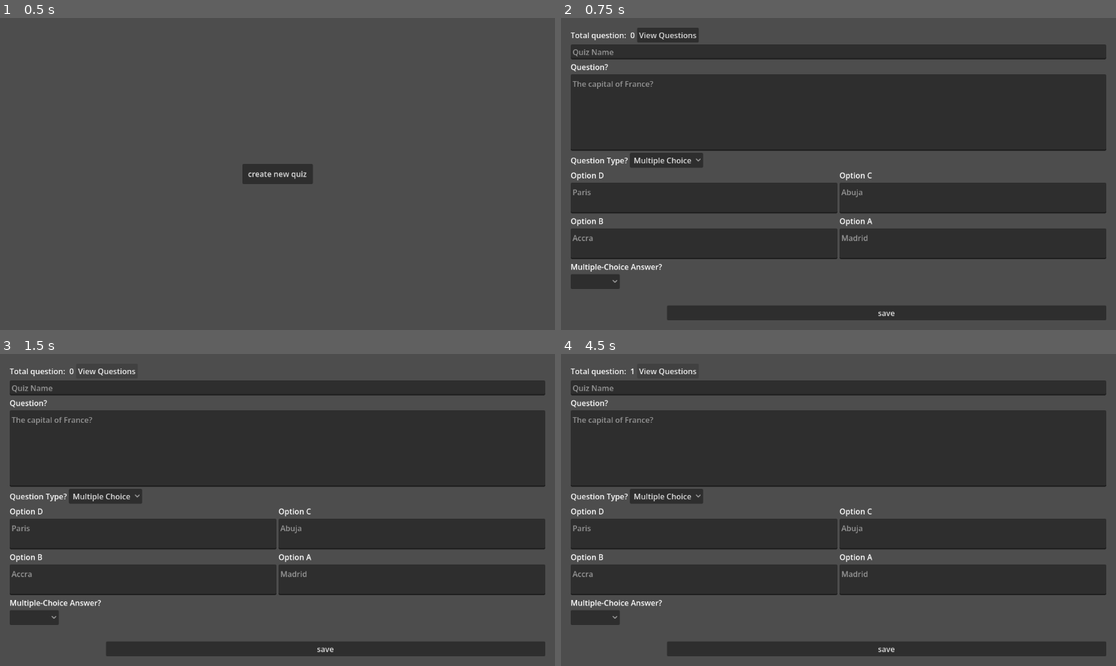
Above: before the commit, frames 1-4 (two rows, left to right).
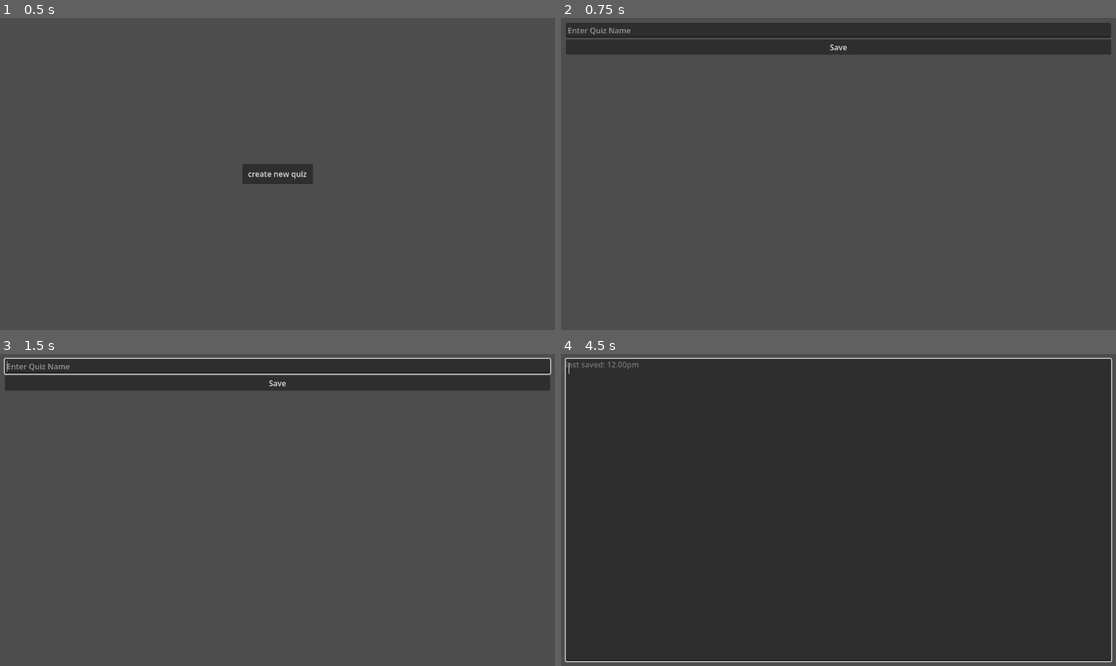
Above: after the commit, the same moments.

Repository: NwizuEmmanuel/qz-creator
Game: Godot game, scene res://home.tscn
Two runs of this game, one before a commit and one after it. Both use one fixed random seed, a clock stepped at 60 frames per second and the inputs below.
Inputs (mouse positions are in pixels of both pictures, inside the frame that each line leads up to):
- Up to frame 1 (0.5 s): no input
- Up to frame 2 (0.75 s): click "create new quiz" at 0.5 s
- Up to frame 3 (1.5 s): click (105, 369) at 1.25 s, where only the run before the commit has a clickable "View Questions"
- Up to frame 4 (4.5 s): click "save" (after the commit: "Save") at 2 s; click (666, 497) at 2.75 s, where only the run before the commit has a clickable "Multiple Choice"; click (594, 616) at 3.52 s; click (666, 369) at 4.25 s, where only the run before the commit has a clickable "View Questions"

Frame 1 is identical in both runs. In frame 2, 55% of the frame differs, in the area x 0-100%, y 1-97%; in frame 3, 56%; in frame 4, 44%.

Commit message:
Remove old quiz management scripts and scenes; add new scene and scripts for quiz name input and editor functionality

Diff:
--- /dev/null
+++ b/QuizEditor.tscn
@@ -0,0 +1,32 @@
+[gd_scene format=3 uid="uid://bk83t2mb8dbvp"]
+
+[node name="QuizEditor" type="Control" unique_id=797030268]
+layout_mode = 3
+anchors_preset = 15
+anchor_right = 1.0
+anchor_bottom = 1.0
+grow_horizontal = 2
+grow_vertical = 2
+
+[node name="MarginContainer" type="MarginContainer" parent="." unique_id=496573668]
+layout_mode = 1
+anchors_preset = 15
+anchor_right = 1.0
+anchor_bottom = 1.0
+grow_horizontal = 2
+grow_vertical = 2
+theme_override_constants/margin_left = 10
+theme_override_constants/margin_top = 10
+theme_override_constants/margin_right = 10
+theme_override_constants/margin_bottom = 10
+
+[node name="HBoxContainer" type="HBoxContainer" parent="MarginContainer" unique_id=1425408004]
+layout_mode = 2
+size_flags_vertical = 0
+
+[node name="Label" type="Label" parent="MarginContainer/HBoxContainer" unique_id=509145867]
+layout_mode = 2
+text = "last saved: 12.00pm"
+
+[node name="CodeEdit" type="CodeEdit" parent="MarginContainer" unique_id=865713614]
+layout_mode = 2
--- a/add_quiz.gd
+++ /dev/null
@@ -1,130 +0,0 @@
-extends Control
-
-@onready var identification_input := $MarginContainer/VBoxContainer/IdentificationInput
-@onready var mc_answer_input := $MarginContainer/VBoxContainer/MCAnswerInput
-@onready var question_input := $MarginContainer/VBoxContainer/VBoxContainer/QuestionInput
-@onready var option_a := $MarginContainer/VBoxContainer/GridContainer/VBoxContainer4/OptionAInput
-@onready var option_b := $MarginContainer/VBoxContainer/GridContainer/VBoxContainer3/OptionBInput
-@onready var option_c := $MarginContainer/VBoxContainer/GridContainer/VBoxContainer2/OptionCInput
-@onready var option_d := $MarginContainer/VBoxContainer/GridContainer/VBoxContainer/OptionDInput
-@onready var question_type := $MarginContainer/VBoxContainer/HBoxContainer/QuestionTypeInput
-@onready var quiz_name := $MarginContainer/VBoxContainer/HBoxContainer2/QuizName
-@onready var question_count := $MarginContainer/VBoxContainer/HBoxContainer3/TotalQuestionCountText
-
-var questions = []
-
-func add_identification_question(text, answer):
-	var q = {
-		"question_type": 1,
-		"question_text": text,
-		"identification_answer": answer,
-		"options": [],
-		"correct_option": -1
-	}
-
-	questions.append(q)
-
-func add_multiple_choice_question(text, option_array, correct_index):
-	var q = {
-		"question_type": 0,
-		"question_text": text,
-		"identification_answer": "",
-		"options": option_array,
-		"correct_option": correct_index
-	}
-	questions.append(q)
-
-
-func add_question():
-	if (question_type.selected == 0):
-		var question = question_input.text
-		var options = [option_a.text, option_b.text, option_c.text, option_d.text]
-		var correct_index = mc_answer_input.selected
-		add_multiple_choice_question(question,options,correct_index)
-	else:
-		var question = question_input.text
-		var answer = identification_input.text
-		add_identification_question(question, answer)
-
-	clear_inputs()
-
-func clear_inputs():
-	question_input.clear()
-	identification_input.clear()
-	option_a.clear()
-	option_b.clear()
-	option_c.clear()
-	option_d.clear()
-	mc_answer_input.select(-1)
-
-
-func save_questions_to_file():
-	var filename = quiz_name.text.strip_edges()
-	var file = FileAccess.open("user://"+ filename + ".json", FileAccess.WRITE)
-	var json_string = JSON.stringify(questions, "\t")
-	file.store_string(json_string)
-	file.close()
-
-# Called when the node enters the scene tree for the first time.
-func _ready() -> void:
-	disable_identification()
-
-
-# Called every frame. 'delta' is the elapsed time since the previous frame.
-func _process(_delta: float) -> void:
-	question_count.text = str(questions.size())
-
-
-func _on_question_type_input_item_selected(index: int) -> void:
-	if index == 0:
-		disable_identification()
-		enable_multiple_choice()
-	else:
-		disable_multiple_choice()
-		enable_identification()
-
-func enable_multiple_choice():
-	$MarginContainer/VBoxContainer/GridContainer.show()
-	mc_answer_input.show()
-	$MarginContainer/VBoxContainer/MCAnswerText.show()
-
-func disable_multiple_choice():
-	$MarginContainer/VBoxContainer/GridContainer.hide()
-	mc_answer_input.hide()
-	$MarginContainer/VBoxContainer/MCAnswerText.hide()
-
-func enable_identification():
-	$MarginContainer/VBoxContainer/IdentificationText.show()
-	identification_input.show()
-
-func disable_identification():
-	$MarginContainer/VBoxContainer/IdentificationText.hide()
-	identification_input.hide()
-
-
-func show_input_error_alert(message: String):
-	$AcceptDialog.dialog_text = message
-	$AcceptDialog.popup_centered()
-
-func check_input()->bool:
-	if (question_input.text == ""):
-		show_input_error_alert("Question text is missing")
-		return false
-	if (question_type.selected == 0):
-		if (option_a.text == "" or option_b.text == "" or option_c.text == "" or option_d.text == ""):
-			show_input_error_alert("Add at least one option")
-			return false
-		if (mc_answer_input.selected < 0):
-			show_input_error_alert("Select the correct answer")
-			return false
-
-	if (question_type.selected == 1):
-		if (identification_input.text == ""):
-			show_input_error_alert("Identification answer missing")
-			return false
-
-	return true
-
-func _on_save_btn_pressed() -> void:
-	add_question()
-	save_questions_to_file()
--- a/add_quiz.tscn
+++ /dev/null
@@ -1,190 +0,0 @@
-[gd_scene load_steps=2 format=3 uid="uid://bjc06xq64bem"]
-
-[ext_resource type="Script" uid="uid://ieu2tvt2t4sg" path="res://add_quiz.gd" id="1_tauf1"]
-
-[node name="AddQuiz" type="Control"]
-layout_mode = 3
-anchors_preset = 15
-anchor_right = 1.0
-anchor_bottom = 1.0
-grow_horizontal = 2
-grow_vertical = 2
-script = ExtResource("1_tauf1")
-
-[node name="MarginContainer" type="MarginContainer" parent="."]
-layout_mode = 1
-anchors_preset = 15
-anchor_right = 1.0
-anchor_bottom = 1.0
-grow_horizontal = 2
-grow_vertical = 2
-theme_override_constants/margin_left = 20
-theme_override_constants/margin_top = 20
-theme_override_constants/margin_right = 20
-theme_override_constants/margin_bottom = 20
-
-[node name="VBoxContainer" type="VBoxContainer" parent="MarginContainer"]
-layout_mode = 2
-theme_override_constants/separation = 4
-
-[node name="HBoxContainer3" type="HBoxContainer" parent="MarginContainer/VBoxContainer"]
-layout_mode = 2
-
-[node name="TotalQuestionText" type="Label" parent="MarginContainer/VBoxContainer/HBoxContainer3"]
-layout_mode = 2
-text = "Total question: "
-
-[node name="TotalQuestionCountText" type="Label" parent="MarginContainer/VBoxContainer/HBoxContainer3"]
-layout_mode = 2
-text = "0"
-
-[node name="Button" type="Button" parent="MarginContainer/VBoxContainer/HBoxContainer3"]
-layout_mode = 2
-text = "View Questions"
-
-[node name="HBoxContainer2" type="HBoxContainer" parent="MarginContainer/VBoxContainer"]
-layout_mode = 2
-
-[node name="QuizName" type="LineEdit" parent="MarginContainer/VBoxContainer/HBoxContainer2"]
-layout_mode = 2
-size_flags_horizontal = 3
-placeholder_text = "Quiz Name"
-
-[node name="VBoxContainer" type="VBoxContainer" parent="MarginContainer/VBoxContainer"]
-layout_mode = 2
-size_flags_vertical = 3
-
-[node name="QuestionText" type="Label" parent="MarginContainer/VBoxContainer/VBoxContainer"]
-layout_mode = 2
-text = "Question?"
-
-[node name="QuestionInput" type="TextEdit" parent="MarginContainer/VBoxContainer/VBoxContainer"]
-layout_mode = 2
-size_flags_vertical = 3
-placeholder_text = "The capital of France?"
-wrap_mode = 1
-
-[node name="HBoxContainer" type="HBoxContainer" parent="MarginContainer/VBoxContainer"]
-layout_mode = 2
-
-[node name="QuestionTypeText" type="Label" parent="MarginContainer/VBoxContainer/HBoxContainer"]
-layout_mode = 2
-text = "Question Type?"
-
-[node name="QuestionTypeInput" type="OptionButton" parent="MarginContainer/VBoxContainer/HBoxContainer"]
-layout_mode = 2
-selected = 0
-item_count = 2
-popup/item_0/text = "Multiple Choice"
-popup/item_0/id = 0
-popup/item_1/text = "Identification"
-popup/item_1/id = 1
-
-[node name="GridContainer" type="GridContainer" parent="MarginContainer/VBoxContainer"]
-layout_mode = 2
-size_flags_vertical = 3
-columns = 2
-
-[node name="VBoxContainer" type="VBoxContainer" parent="MarginContainer/VBoxContainer/GridContainer"]
-layout_mode = 2
-size_flags_horizontal = 3
-size_flags_vertical = 3
-
-[node name="OptionDText" type="Label" parent="MarginContainer/VBoxContainer/GridContainer/VBoxContainer"]
-layout_mode = 2
-text = "Option D"
-
-[node name="OptionDInput" type="TextEdit" parent="MarginContainer/VBoxContainer/GridContainer/VBoxContainer"]
-layout_mode = 2
-size_flags_horizontal = 3
-size_flags_vertical = 3
-placeholder_text = "Paris"
-wrap_mode = 1
-
-[node name="VBoxContainer2" type="VBoxContainer" parent="MarginContainer/VBoxContainer/GridContainer"]
-layout_mode = 2
-size_flags_horizontal = 3
-size_flags_vertical = 3
-
-[node name="OptionCText" type="Label" parent="MarginContainer/VBoxContainer/GridContainer/VBoxContainer2"]
-layout_mode = 2
-text = "Option C"
-
-[node name="OptionCInput" type="TextEdit" parent="MarginContainer/VBoxContainer/GridContainer/VBoxContainer2"]
-layout_mode = 2
-size_flags_horizontal = 3
-size_flags_vertical = 3
-placeholder_text = "Abuja"
-wrap_mode = 1
-
-[node name="VBoxContainer3" type="VBoxContainer" parent="MarginContainer/VBoxContainer/GridContainer"]
-layout_mode = 2
-size_flags_horizontal = 3
-size_flags_vertical = 3
-
-[node name="OptionBText" type="Label" parent="MarginContainer/VBoxContainer/GridContainer/VBoxContainer3"]
-layout_mode = 2
-text = "Option B"
-
-[node name="OptionBInput" type="TextEdit" parent="MarginContainer/VBoxContainer/GridContainer/VBoxContainer3"]
-layout_mode = 2
-size_flags_horizontal = 3
-size_flags_vertical = 3
-placeholder_text = "Accra"
-wrap_mode = 1
-
-[node name="VBoxContainer4" type="VBoxContainer" parent="MarginContainer/VBoxContainer/GridContainer"]
-layout_mode = 2
-size_flags_horizontal = 3
-size_flags_vertical = 3
-
-[node name="OptionAText" type="Label" parent="MarginContainer/VBoxContainer/GridContainer/VBoxContainer4"]
-layout_mode = 2
-text = "Option A"
-
-[node name="OptionAInput" type="TextEdit" parent="MarginContainer/VBoxContainer/GridContainer/VBoxContainer4"]
-layout_mode = 2
-size_flags_horizontal = 3
-size_flags_vertical = 3
-placeholder_text = "Madrid"
-wrap_mode = 1
-
-[node name="MCAnswerText" type="Label" parent="MarginContainer/VBoxContainer"]
-layout_mode = 2
-text = "Multiple-Choice Answer?"
-
-[node name="MCAnswerInput" type="OptionButton" parent="MarginContainer/VBoxContainer"]
-layout_mode = 2
-size_flags_horizontal = 0
-item_count = 4
-popup/item_0/text = "Option A"
-popup/item_0/id = 0
-popup/item_1/text = "Option B"
-popup/item_1/id = 1
-popup/item_2/text = "Option C"
-popup/item_2/id = 2
-popup/item_3/text = "Option D"
-popup/item_3/id = 3
-
-[node name="IdentificationText" type="Label" parent="MarginContainer/VBoxContainer"]
-layout_mode = 2
-text = "Identification answer?"
-
-[node name="IdentificationInput" type="TextEdit" parent="MarginContainer/VBoxContainer"]
-layout_mode = 2
-size_flags_vertical = 3
-placeholder_text = "Paris"
-
-[node name="MarginContainer" type="MarginContainer" parent="MarginContainer/VBoxContainer"]
-layout_mode = 2
-theme_override_constants/margin_left = 200
-theme_override_constants/margin_top = 30
-
-[node name="SaveBtn" type="Button" parent="MarginContainer/VBoxContainer/MarginContainer"]
-layout_mode = 2
-text = "save"
-
-[node name="AcceptDialog" type="AcceptDialog" parent="."]
-
-[connection signal="item_selected" from="MarginContainer/VBoxContainer/HBoxContainer/QuestionTypeInput" to="." method="_on_question_type_input_item_selected"]
-[connection signal="pressed" from="MarginContainer/VBoxContainer/MarginContainer/SaveBtn" to="." method="_on_save_btn_pressed"]
--- a/home.tscn
+++ b/home.tscn
@@ -1,8 +1,8 @@
-[gd_scene load_steps=2 format=3 uid="uid://bmxtxcxvmfcj2"]
+[gd_scene format=3 uid="uid://bmxtxcxvmfcj2"]
 
-[ext_resource type="Script" uid="uid://dg1y6r60hsk6y" path="res://home.gd" id="1_tt30a"]
+[ext_resource type="Script" uid="uid://dg1y6r60hsk6y" path="res://scripts/home.gd" id="1_tt30a"]
 
-[node name="Home" type="Control"]
+[node name="Home" type="Control" unique_id=1506631782]
 layout_mode = 3
 anchors_preset = 15
 anchor_right = 1.0
@@ -11,7 +11,7 @@
 grow_vertical = 2
 script = ExtResource("1_tt30a")
 
-[node name="Button" type="Button" parent="."]
+[node name="Button" type="Button" parent="." unique_id=9994451]
 layout_mode = 1
 anchors_preset = 8
 anchor_left = 0.5
--- /dev/null
+++ b/name_quiz.tscn
@@ -0,0 +1,35 @@
+[gd_scene format=3 uid="uid://c6lhlr6xqiqm3"]
+
+[ext_resource type="Script" uid="uid://cu62lfi76omxu" path="res://scripts/name_quiz.gd" id="1_wk3hc"]
+
+[node name="NameQuiz" type="Control" unique_id=1593016562]
+layout_mode = 3
+anchors_preset = 15
+anchor_right = 1.0
+anchor_bottom = 1.0
+grow_horizontal = 2
+grow_vertical = 2
+script = ExtResource("1_wk3hc")
+
+[node name="MarginContainer" type="MarginContainer" parent="." unique_id=423645367]
+layout_mode = 1
+anchors_preset = 10
+anchor_right = 1.0
+grow_horizontal = 2
+theme_override_constants/margin_left = 10
+theme_override_constants/margin_top = 10
+theme_override_constants/margin_right = 10
+theme_override_constants/margin_bottom = 10
+
+[node name="VBoxContainer" type="VBoxContainer" parent="MarginContainer" unique_id=883350444]
+layout_mode = 2
+
+[node name="LineEdit" type="LineEdit" parent="MarginContainer/VBoxContainer" unique_id=1450606464]
+layout_mode = 2
+placeholder_text = "Enter Quiz Name"
+
+[node name="SaveBtn" type="Button" parent="MarginContainer/VBoxContainer" unique_id=1493567972]
+layout_mode = 2
+text = "Save"
+
+[connection signal="pressed" from="MarginContainer/VBoxContainer/SaveBtn" to="." method="_on_save_btn_pressed"]
--- a/project.godot
+++ b/project.godot
@@ -8,8 +8,16 @@
 
 config_version=5
 
+[animation]
+
+compatibility/default_parent_skeleton_in_mesh_instance_3d=true
+
 [application]
 
 config/name="qzCreator"
 run/main_scene="uid://bmxtxcxvmfcj2"
-config/features=PackedStringArray("4.5", "Forward Plus")
+config/features=PackedStringArray("4.6", "Forward Plus")
+
+[autoload]
+
+Global="*uid://c7hnqm5o2d52e"
--- /dev/null
+++ b/scripts/global.gd
@@ -0,0 +1,11 @@
+extends Node
+
+var filename = ""
+# Called when the node enters the scene tree for the first time.
+func _ready() -> void:
+	pass # Replace with function body.
+
+
+# Called every frame. 'delta' is the elapsed time since the previous frame.
+func _process(_delta: float) -> void:
+	pass
--- a/home.gd
+++ b/scripts/home.gd
@@ -7,7 +7,7 @@
 	pass # Replace with function body.
 
 func _on_create_btn_pressed():
-	get_tree().change_scene_to_file("res://add_quiz.tscn")
+	get_tree().change_scene_to_file("res://name_quiz.tscn")
 # Called every frame. 'delta' is the elapsed time since the previous frame.
 func _process(_delta: float) -> void:
 	pass
--- /dev/null
+++ b/scripts/name_quiz.gd
@@ -0,0 +1,16 @@
+extends Control
+
+
+# Called when the node enters the scene tree for the first time.
+func _ready() -> void:
+	pass # Replace with function body.
+
+
+# Called every frame. 'delta' is the elapsed time since the previous frame.
+func _process(_delta: float) -> void:
+	pass
+
+
+func _on_save_btn_pressed() -> void:
+	Global.filename = $MarginContainer/VBoxContainer/LineEdit.text
+	get_tree().change_scene_to_file("res://QuizEditor.tscn")
Not shown, removed: add_quiz.gd.uid
Not shown, added: scripts/global.gd.uid
Renamed: home.gd.uid -> scripts/home.gd.uid
Not shown, added: scripts/name_quiz.gd.uid
